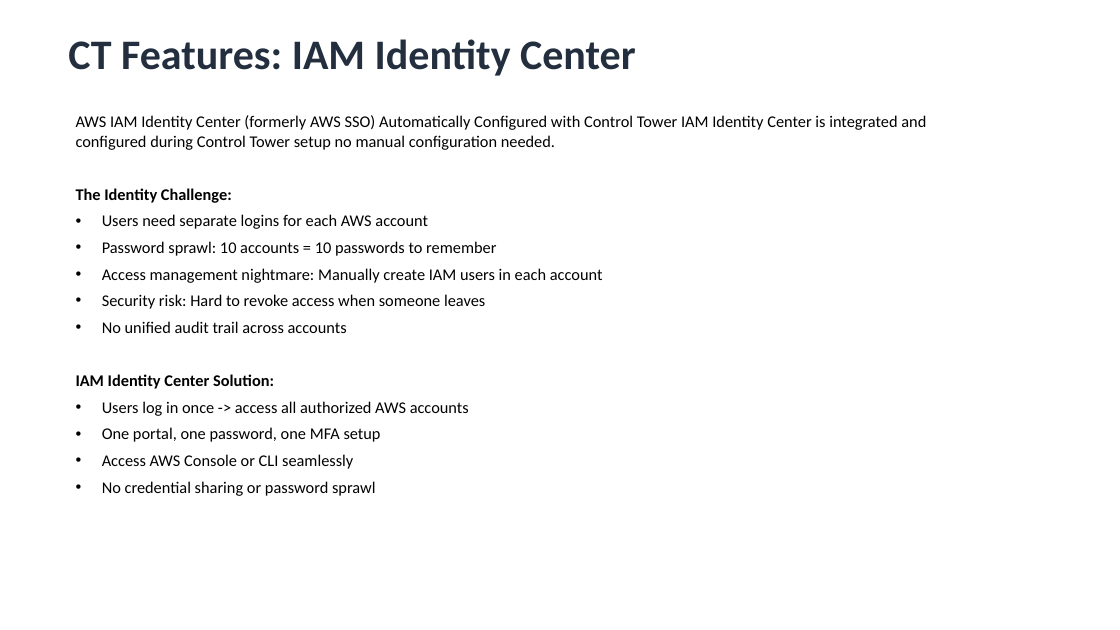
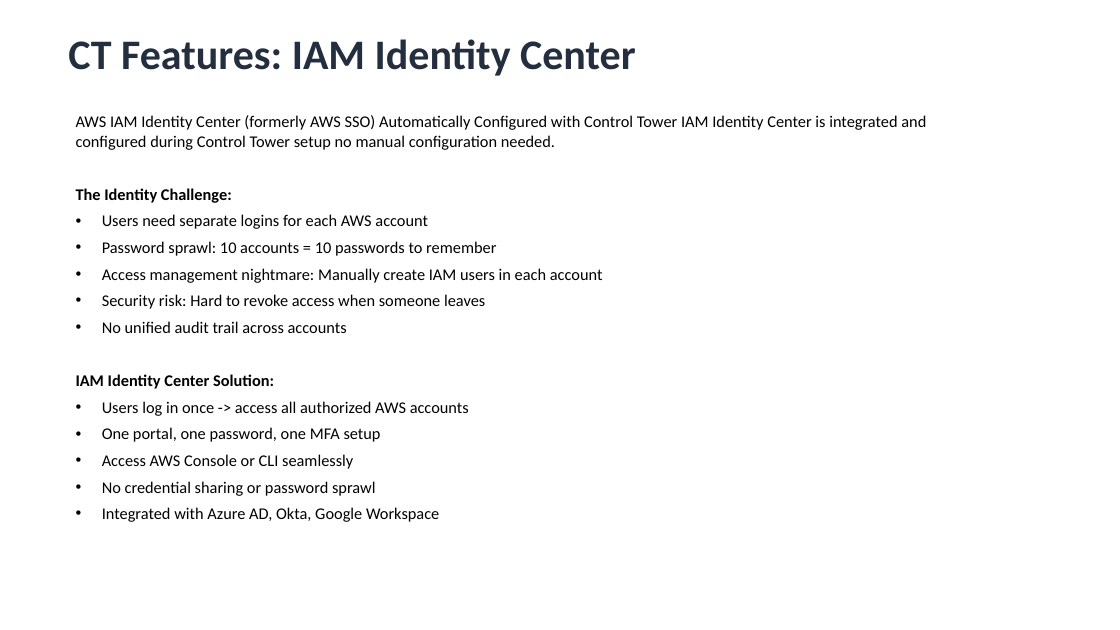
Before and after one commit to Adish786/PPMCAD13, a slide deck: slide 17 of AWS/Multi_Account_Governance&AWS_Control_Tower.pptx (slide 14 before the commit). Drawn at 1120x630 pixels with LibreOffice and Linux fonts; fonts in the diff are those of the drawing. Boxes give left, top, right and bottom in pixels: in the first picture for what was removed or moved away, otherwise in the second. Text is boxed around its words. In the diff, an @@ line names an element or a change of style, - is before the commit and + after.

```diff
--- a/AWS/Multi_Account_Governance&AWS_Control_Tower.pptx
+++ b/AWS/Multi_Account_Governance&AWS_Control_Tower.pptx
@@ text at (102,507,439,522): paragraph added @@
+• Integrated with Azure AD, Okta, Google Workspace
```
Also in this commit, not shown: 9 other slides changed, 13 slides added, 1 other file.
